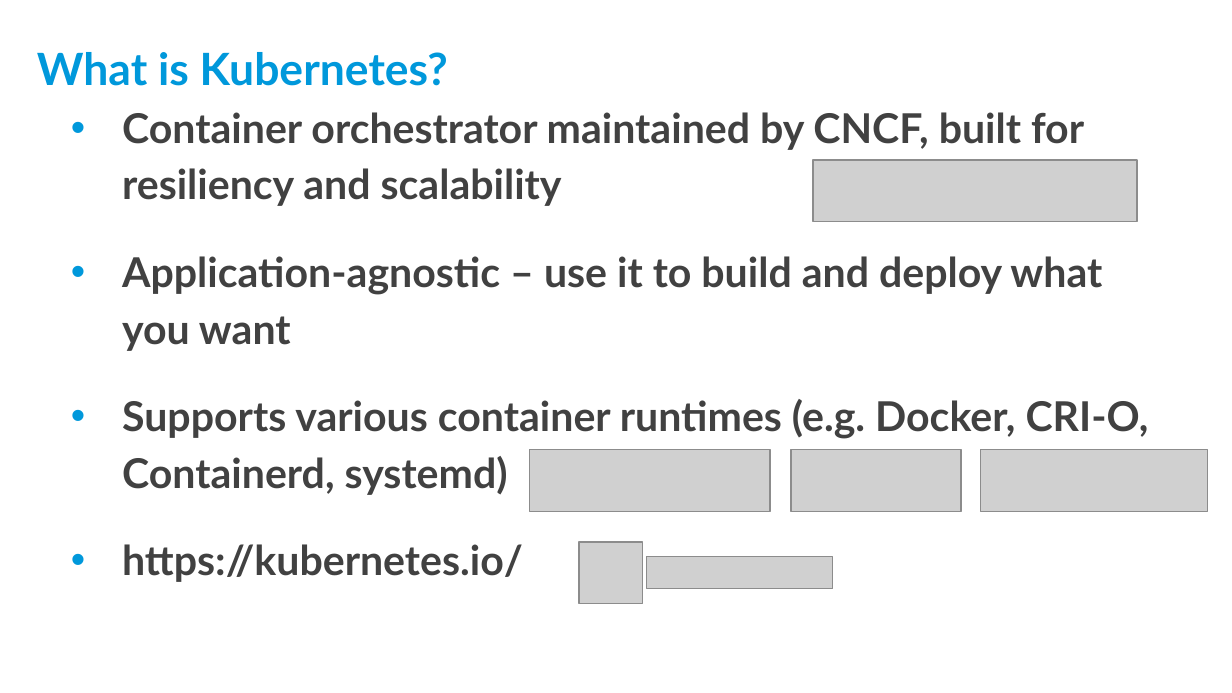
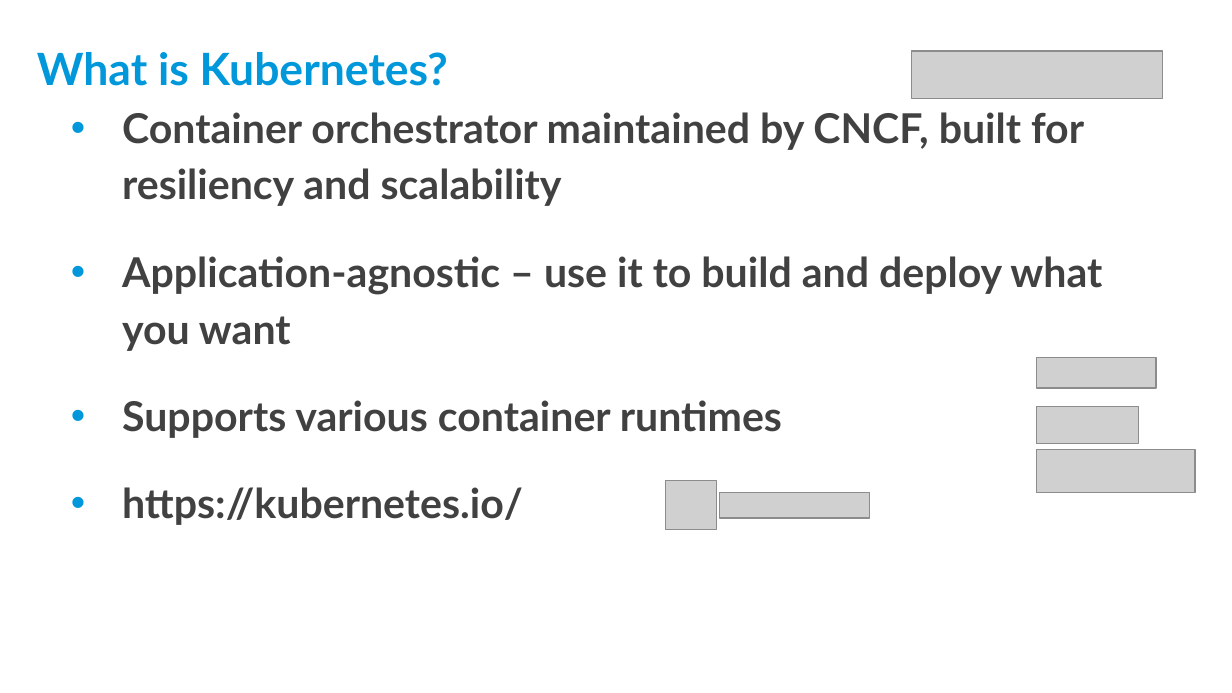
Before and after one commit to threexc/yocto-tekton, a slide deck: slide 9 of yddtalk/YP_DevDay_k8s_tekton.odp. Drawn at 1232x693 pixels with LibreOffice and Linux fonts; fonts in the diff are those of the drawing; grey boxes stand for pictures; background and template pictures are left out. Boxes give left, top, right and bottom in pixels: in the first picture for what was removed or moved away, otherwise in the second. Text is boxed around its words. In the diff, an @@ line names an element or a change of style, - is before the commit and + after.

```diff
--- a/yddtalk/YP_DevDay_k8s_tekton.odp
+++ b/yddtalk/YP_DevDay_k8s_tekton.odp
@@ picture: place and size @@
-picture at (813, 160, 1137, 222)
+picture at (912, 51, 1163, 99)
@@ picture: place and size @@
-picture at (530, 450, 770, 511)
+picture at (1036, 357, 1156, 388)
@@ text at (122, 400, 782, 438): text changed @@
-• Supports various container runtimes (e.g. Docker, CRI-O, Containerd, systemd)
+• Supports various container runtimes
@@ picture: place and size @@
-picture at (791, 450, 961, 511)
+picture at (1036, 407, 1138, 444)
@@ picture: place and size @@
-picture at (981, 450, 1207, 511)
+picture at (1036, 450, 1195, 493)
@@ picture: place and size @@
-picture at (579, 542, 642, 604)
+picture at (665, 480, 716, 530)
@@ picture: place and size @@
-picture at (647, 557, 833, 589)
+picture at (719, 493, 870, 519)
```
Also in this commit, not shown: 3 other slides changed, 1 slide removed.
